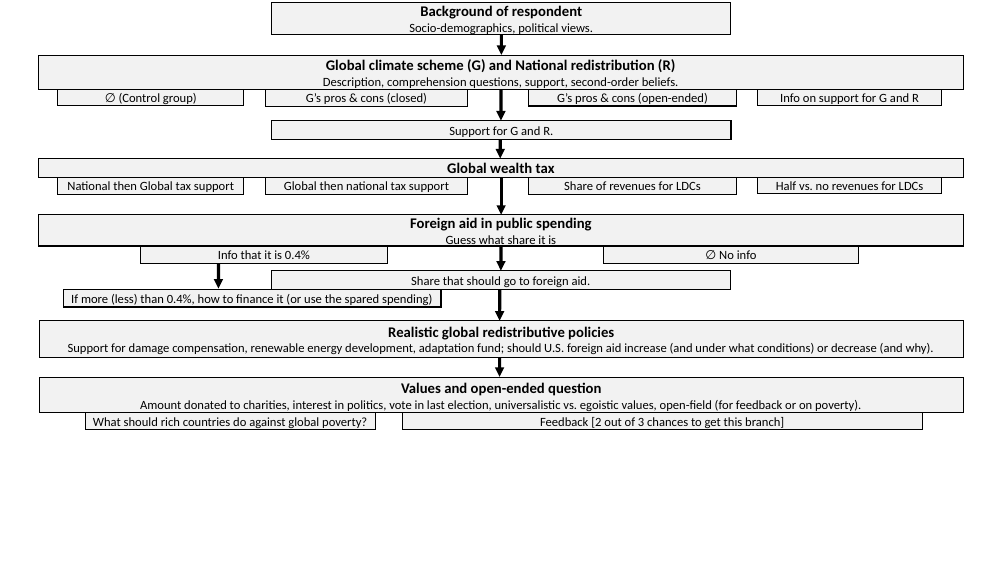
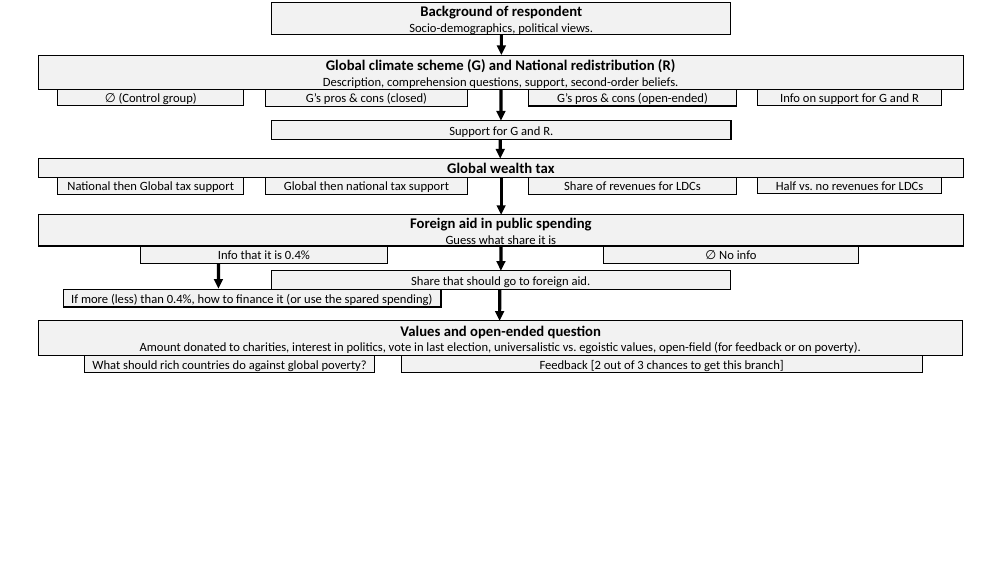
Before and after one commit to bixiou/global_tax_attitudes, a slide deck: slide 2 of questionnaire/survey_flow.pptx. Drawn at 1008x567 pixels with LibreOffice and Linux fonts; fonts in the diff are those of the drawing. Boxes give left, top, right and bottom in pixels: in the first picture for what was removed or moved away, otherwise in the second. Text is boxed around its words. In the diff, an @@ line names an element or a change of style, - is before the commit and + after.

```diff
--- a/questionnaire/survey_flow.pptx
+++ b/questionnaire/survey_flow.pptx
@@ rectangle "Values and open-ended question": place and size @@
-rectangle "Values and open-ended question" at <box>39,378,964,413</box>
+rectangle "Values and open-ended question" at <box>39,321,963,355</box>
@@ rectangle removed at <box>39,321,964,357</box> @@
-Realistic global redistributive policies
-Support for damage compensation, renewable energy development, adaptation fund; should U.S. foreign aid increase (and under what conditions) or decrease (and why).
@@ rectangle "What should rich countries do ...": place and size @@
-rectangle "What should rich countries do ..." at <box>85,413,376,430</box>
+rectangle "What should rich countries do ..." at <box>85,355,375,372</box>
@@ rectangle "Feedback [2 out of 3 ...": place and size @@
-rectangle "Feedback [2 out of 3 ..." at <box>402,413,923,430</box>
+rectangle "Feedback [2 out of 3 ..." at <box>402,355,923,372</box>
@@ arrow removed from (500, 357) to (500, 377) @@
```
Also in this commit, not shown: 2 other slides changed, 24 other files.
